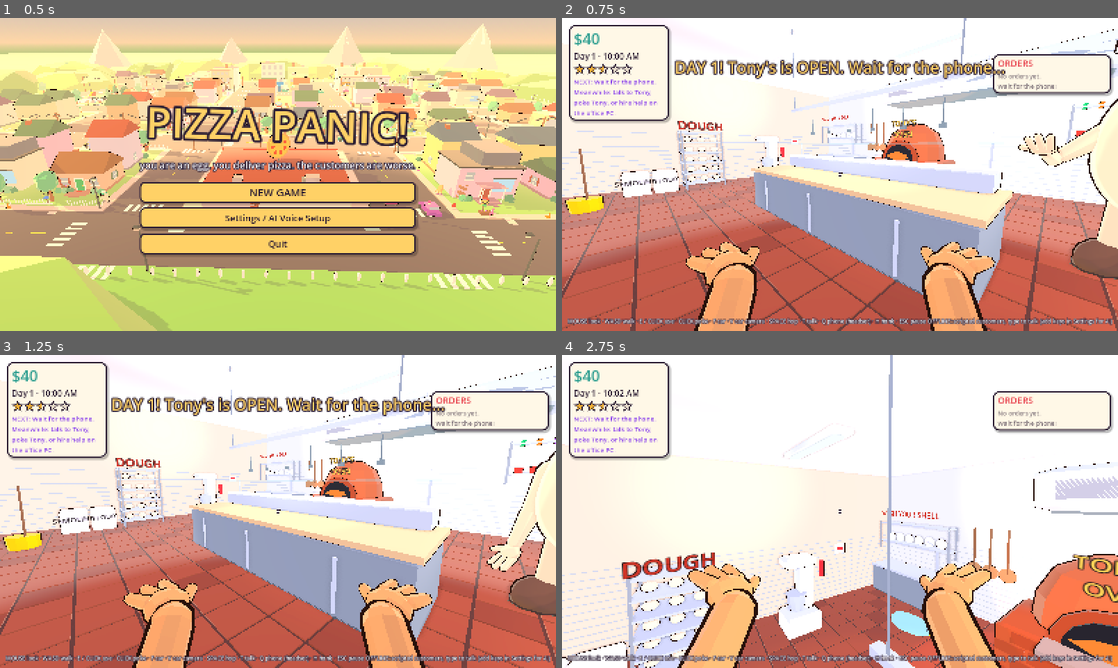
Above: before the commit, frames 1-4 (two rows, left to right).
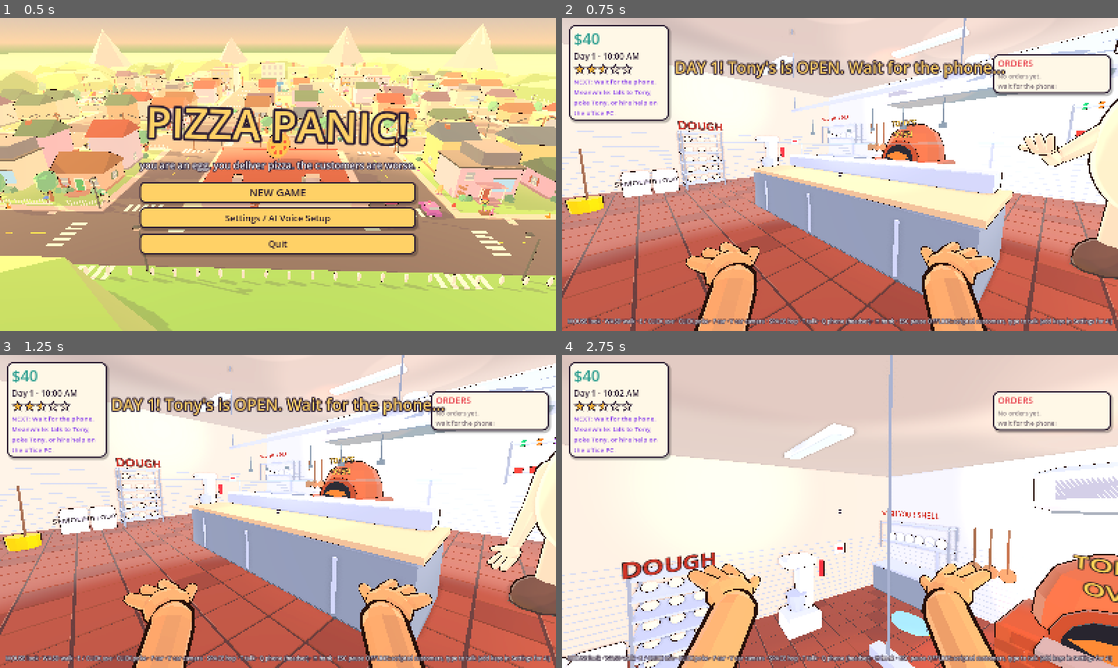
Above: after the commit, the same moments.

Repository: EliteBlackIce/testprojectbuild
Game: Godot game, scene res://scenes/main.tscn
Same seed, same stepped clock (60 frames per second), same inputs: the game is played once before the commit and once after it.
Inputs (mouse positions are in pixels of both pictures, inside the frame that each line leads up to):
- Up to frame 1 (0.5 s): no input
- Up to frame 2 (0.75 s): click "NEW GAME" at 0.5 s
- Up to frame 3 (1.25 s): no input
- Up to frame 4 (2.75 s): tap Enter at 1.25 s; move the mouse to (867, 511) at 1.27 s; hold Q (answer_phone) 1.28-2.03 s; hold W (accelerate) from 1.28 s (still down); click (867, 511) at 1.42 s; tap Space (hop) at 1.52, 1.82, 2.27, 2.57 s; move the mouse to (812, 511) at 2.02 s; tap Shift (boost) at 2.1 s

Frame 1 is identical in both runs. In frame 2, 12% of the frame differs, in the area x 0-100%, y 0-26%; in frame 3, 12%; in frame 4, 25%, in the area x 0-100%, y 0-40%.

Commit message:
Polish: menu board text fits, ceiling no longer blown out, office decor and staff board
Co-Authored-By: Claude Sonnet 5.5 <noreply@anthropic.com>
Claude-Session: https://claude.ai/code/session_013kVFc28PVBNfKW8FGZvXiJ

Diff:
--- a/pizza-panic/scripts/world/pizzeria.gd
+++ b/pizza-panic/scripts/world/pizzeria.gd
@@ -285,7 +285,7 @@
 
 func _build_ceiling_and_roof() -> void:
 	# Inside ceiling (what you see looking up) + ceiling tiles grid in the dining room
-	Toon.box(self, Vector3(W, 0.1, D), Vector3(0, H + 0.05, 0), Color("#e8e2d6"), 0.0)
+	Toon.box(self, Vector3(W, 0.1, D), Vector3(0, H + 0.05, 0), Color("#bdb09f"), 0.0)
 	var grid: Array[Transform3D] = []
 	var x := -W * 0.5 + 1.2
 	while x < W * 0.5:
@@ -438,10 +438,10 @@
 	var mb := Vector3(-1.5, 2.85, PARTITION_Z + 0.16)
 	Toon.box(self, Vector3(4.2, 1.4, 0.06), mb, Color("#2d3436"), 0.01)
 	Toon.box(self, Vector3(4.3, 1.5, 0.04), mb - Vector3(0, 0, 0.02), Color("#6d4c41"), 0.0)
-	_label("~ TONY'S MENU ~", mb + Vector3(0, 0.5, 0.05), 46, Color("#ffeaa7"), 0.0, 6)
-	_label("SMALL  $8     MEDIUM  $11     LARGE  $14", mb + Vector3(0, 0.15, 0.05), 30, Color("#f6f4ef"), 0.0, 4)
-	_label("toppings +$1 to $3  ·  sauces: tomato, bbq, white", mb + Vector3(0, -0.15, 0.05), 24, Color("#fab1a0"), 0.0, 4)
-	_label("* no refunds for pizzas thrown at you *", mb + Vector3(0, -0.45, 0.05), 18, Color("#b2bec3"), 0.0, 2)
+	_label("~ TONY'S MENU ~", mb + Vector3(0, 0.5, 0.05), 38, Color("#ffeaa7"), 0.0, 5)
+	_label("SMALL $8   MEDIUM $11   LARGE $14", mb + Vector3(0, 0.15, 0.05), 22, Color("#f6f4ef"), 0.0, 3)
+	_label("toppings +$1 to $3 · sauces: tomato, bbq, white", mb + Vector3(0, -0.15, 0.05), 16, Color("#fab1a0"), 0.0, 2)
+	_label("* no refunds for pizzas thrown at you *", mb + Vector3(0, -0.45, 0.05), 14, Color("#b2bec3"), 0.0, 1)
 
 
 # --- kitchen --------------------------------------------------------------------------------------
@@ -654,8 +654,18 @@
 	var sb := ANCHORS.staff_board as Vector3
 	Toon.box(self, Vector3(0.05, 1.0, 1.5), sb, Color("#b98b5e"), 0.006)
 	_label("STAFF", sb + Vector3(-0.04, 0.4, 0), 30, Color("#2b1c18"), -PI / 2)
-	var staff_lbl := _label("", sb + Vector3(-0.04, -0.05, 0), 20, Color("#2b1c18"), -PI / 2)
+	var staff_lbl := _label("", sb + Vector3(-0.04, -0.12, 0), 18, Color("#2b1c18"), -PI / 2)
 	staff_lbl.name = "StaffList"
+	staff_lbl.text = "(just you)\n\nHire help on\nthe PC!"
+	# Office wall art: a motivational poster, a framed egg, and a plant by the couch
+	var hx2 := W * 0.5
+	Toon.box(self, Vector3(0.04, 0.9, 0.65), Vector3(hx2 - 0.14, 1.9, 1.7), Color("#2d3436"), 0.006)
+	Toon.box(self, Vector3(0.05, 0.8, 0.55), Vector3(hx2 - 0.16, 1.9, 1.7), Color("#ffd166"), 0.0)
+	_label("HUSTLE\nLIKE AN\nEGG", Vector3(hx2 - 0.2, 1.9, 1.7), 14, Color("#c0392b"), -PI / 2)
+	Toon.box(self, Vector3(0.04, 0.5, 0.5), Vector3(hx2 - 0.14, 1.9, 0.6), Color("#6d4c41"), 0.006)
+	Toon.ball(self, 0.15, Vector3(hx2 - 0.2, 1.88, 0.6), Color("#f2d0a9"), 0.006, 10).scale = Vector3(0.4, 0.8, 0.6)
+	Toon.cyl(self, 0.2, 0.14, 0.35, Vector3(6.1, 0.17, -0.2), Color("#c0392b"), 0.01, 10)
+	Toon.mesh(self, Shapes.blob(0.33, 5, 0.2), Vector3(6.1, 0.62, -0.2), Color("#3fae5a"), 0.012)
 	# Lockers, safe, filing cabinet, little couch
 	for k in 4:
 		Toon.block(self, Vector3(0.45, 1.9, 0.5), Vector3(5.2 + k * 0.48, 0, -3.45), [Color("#2e86de"), Color("#3a86ff"), Color("#2e86de"), Color("#3a86ff")][k], 0.04, 0.008)
